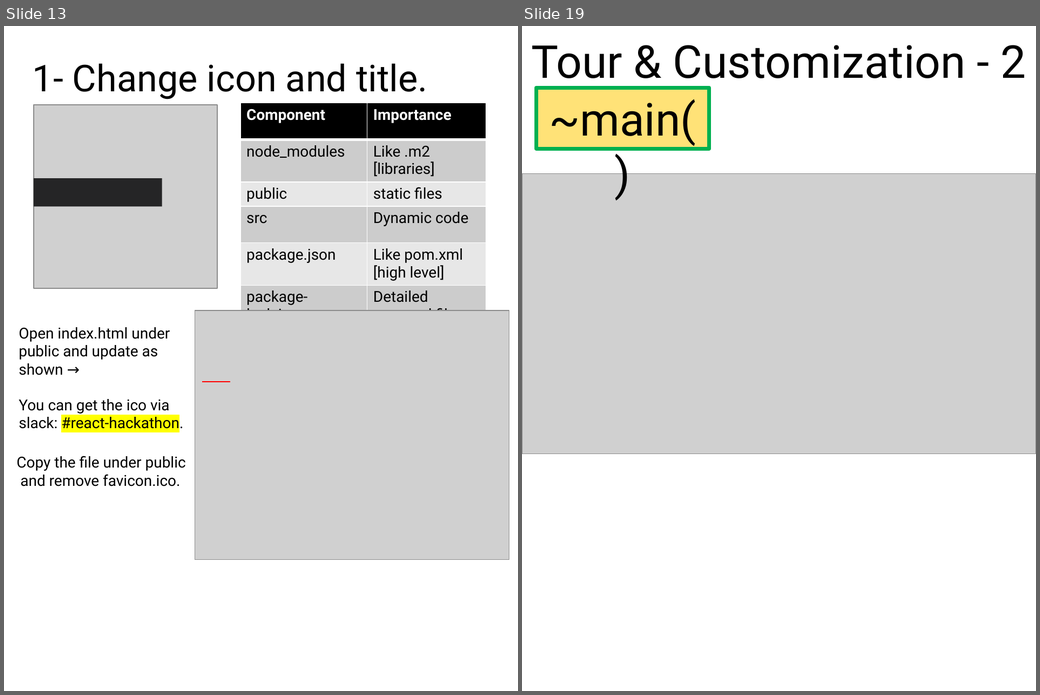
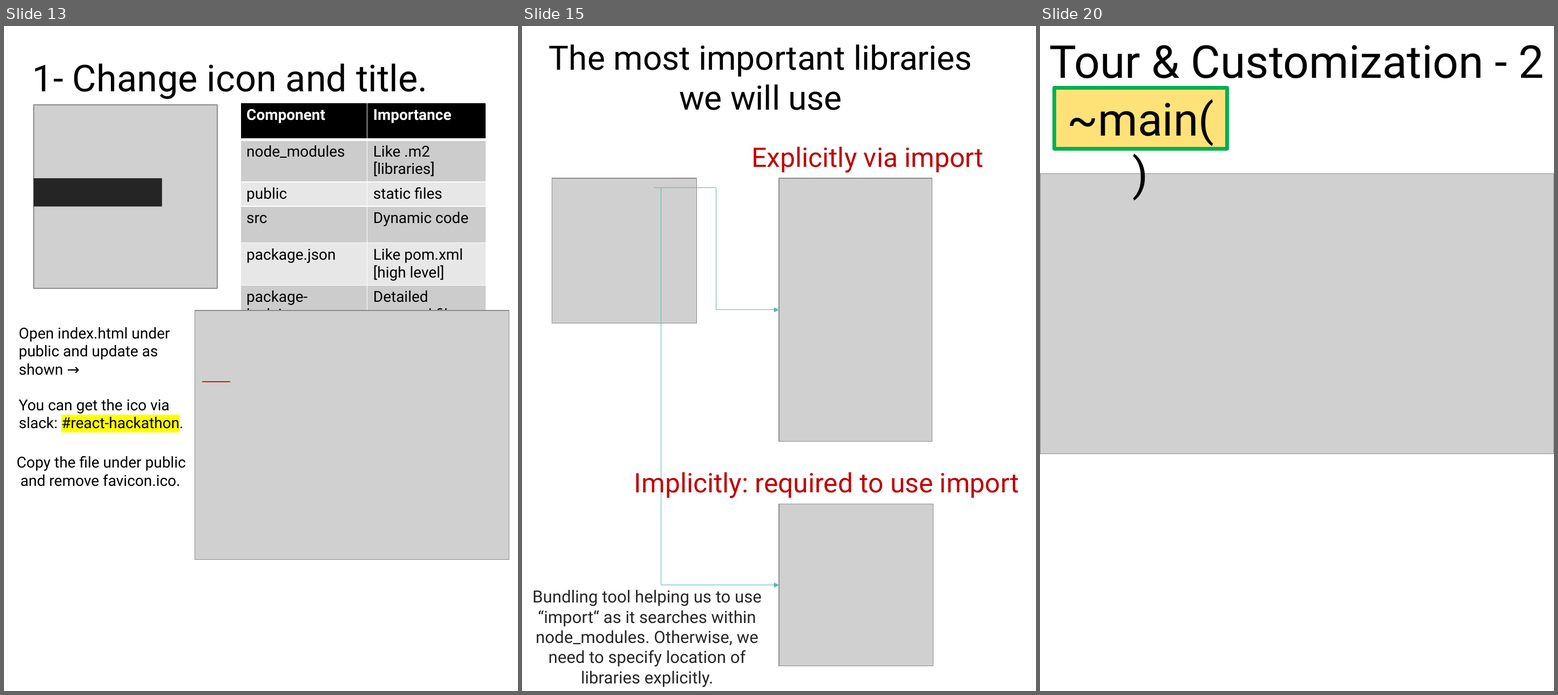
Before and after one commit to scorpion0511/mytracker, a slide deck: doc/React.pptx. Shown side by side, each under a label of ours: slides 13 and 19 before the commit, slides 13, 15 and 20 after it; the slides between them are not shown. The pictures are 1040x695 and 1558x695 pixels, drawn with LibreOffice and Linux fonts; fonts in the diff are those of the drawing; grey boxes stand for pictures. Boxes give left, top, right and bottom in pixels: in the first picture for what was removed or moved away, otherwise in the second. Text is boxed around its words. In the diff, an @@ line names an element or a change of style, - is before the commit and + after.

```diff
--- a/doc/React.pptx
+++ b/doc/React.pptx
@@ slide 15 added at bbox=[522, 26, 1036, 691], background #FFFFFF @@
@@ text added at bbox=[549, 44, 972, 110], 40 pt, text #000000 @@
+The most important libraries
+we will use
@@ text added at bbox=[752, 146, 983, 173], 32 pt, text #C00000 @@
+Explicitly via import
@@ picture added at bbox=[552, 178, 697, 324] @@
@@ picture added at bbox=[779, 178, 932, 441] @@
@@ elbow arrow added from (654, 188) to (779, 310), #58B4AE 0.5 pt @@
@@ elbow arrow added from (661, 188) to (779, 585), #58B4AE 0.5 pt @@
@@ text added at bbox=[634, 468, 1019, 499], 32 pt, text #C00000 @@
+Implicitly: required to use import
@@ picture added at bbox=[779, 504, 933, 666] @@
@@ text added at bbox=[532, 590, 762, 688], 20 pt, text #262626 @@
+Bundling tool helping us to use “import“ as it searches within node_modules. Otherwise, we need to specify location of libraries explicitly.
@@ what was slide 19 is now slide 20 @@
```
Also in this commit, not shown: 3 slides changed, 3 other slides added, 4 slides removed, 16 other files.
